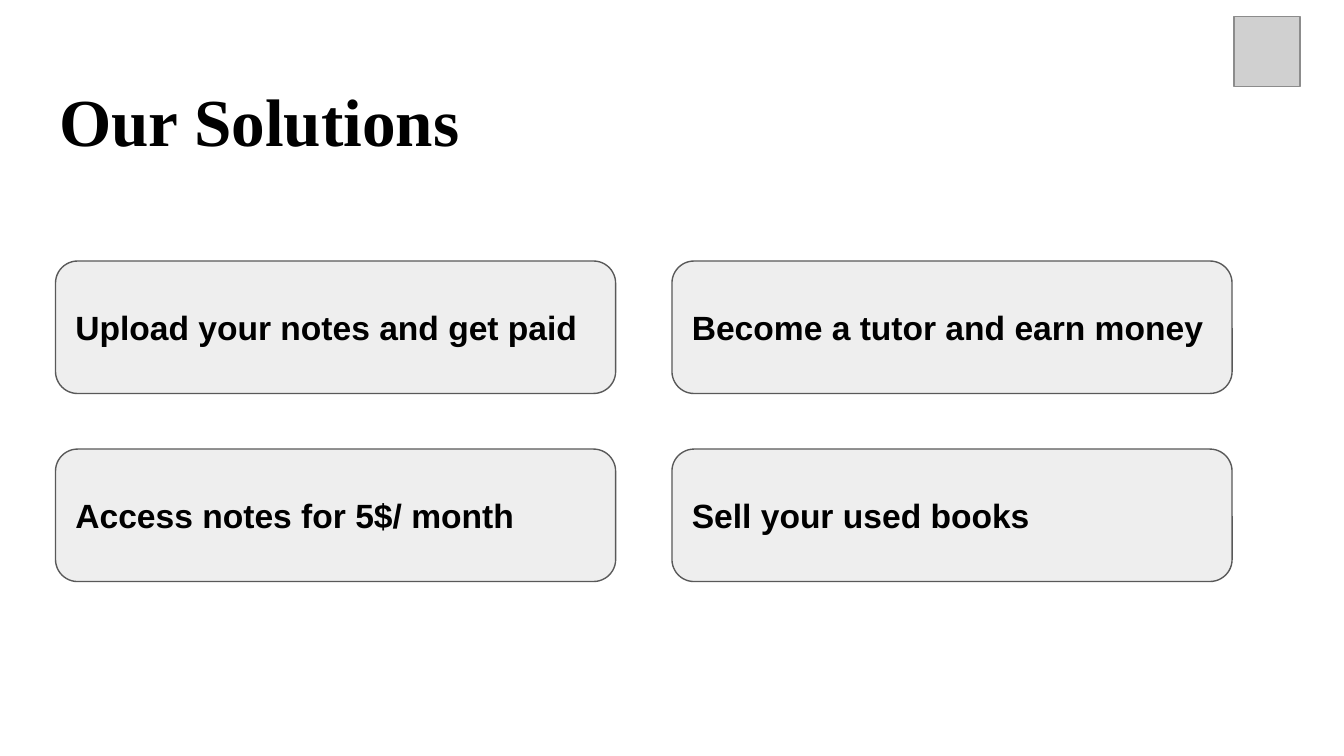
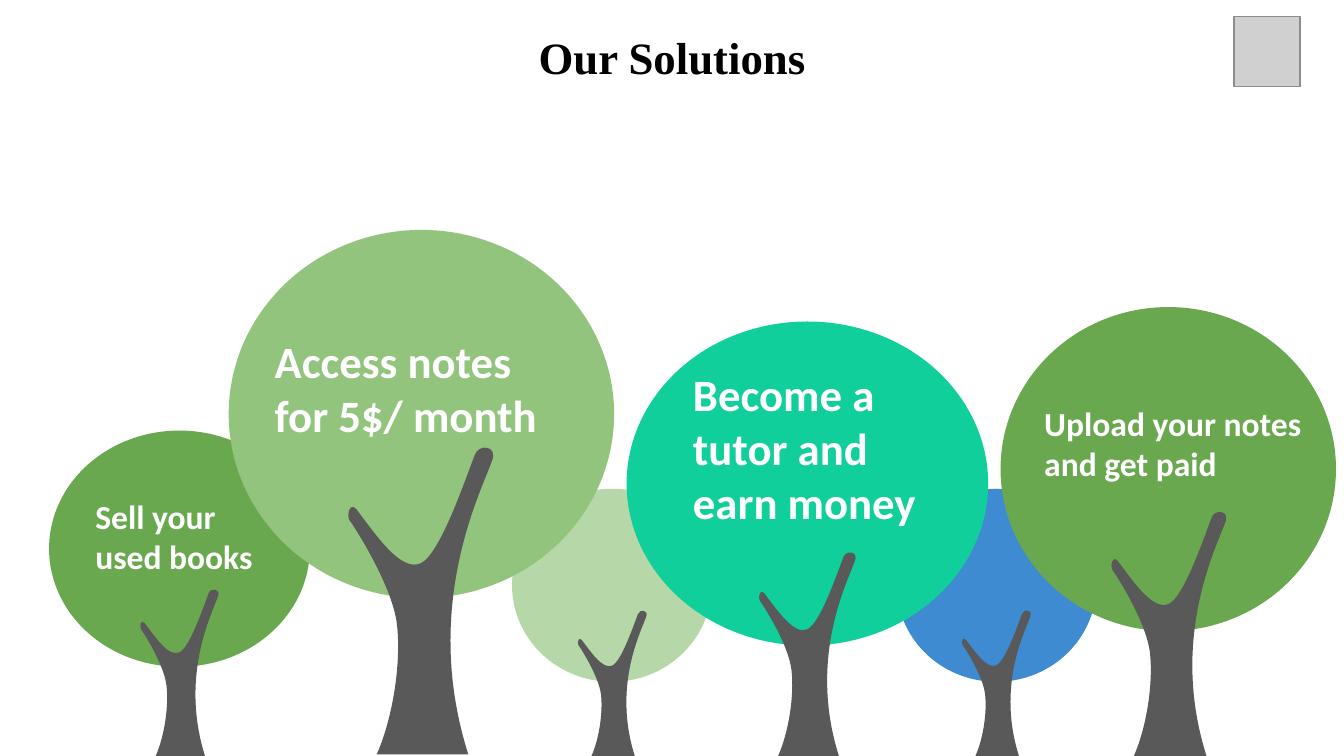
Before and after one commit to andreaardenti/Stusmart2, a slide deck: slide 6 of files/Final_Pitch.pptx. Drawn at 1344x756 pixels with LibreOffice and Linux fonts; fonts in the diff are those of the drawing; grey boxes stand for pictures. Boxes give left, top, right and bottom in pixels: in the first picture for what was removed or moved away, otherwise in the second. Text is boxed around its words. In the diff, an @@ line names an element or a change of style, - is before the commit and + after.

```diff
--- a/files/Final_Pitch.pptx
+++ b/files/Final_Pitch.pptx
@@ title "Our Solutions" moved from (x1=59, y1=99, x2=459, y2=147) to (x1=539, y1=43, x2=806, y2=75) @@
@@ title "Our Solutions" at (x1=539, y1=43, x2=806, y2=75): size 36 to 24 pt; alignment left to centre @@
@@ ellipse added at (x1=228, y1=230, x2=614, y2=598), fill #93C47D @@
@@ text "Access notes for 5$/ month" moved from (x1=55, y1=449, x2=616, y2=582) to (x1=275, y1=349, x2=537, y2=437) @@
@@ text "Access notes for 5$/ month" at (x1=275, y1=349, x2=537, y2=437): size 18 to 24 pt, font Arial to Calibri, text colour #000000 to #FFFFFF; vertical alignment middle to top; fill #EEEEEE to none; outline #595959 0.75 pt to none @@
@@ ellipse "Become a tutor and earn ..." resized from (x1=672, y1=261, x2=1232, y2=394) to (x1=626, y1=321, x2=988, y2=645) @@
@@ ellipse "Become a tutor and earn ..." at (x1=626, y1=321, x2=988, y2=645): size 18 to 24 pt, font Arial to Calibri, text colour #000000 to #FFFFFF; rounded rectangle to ellipse; fill #EEEEEE to #10CF9B; outline #595959 0.75 pt to none @@
@@ ellipse added at (x1=1000, y1=306, x2=1336, y2=630), fill #6AA84F @@
@@ text "Upload your notes and get ..." moved from (x1=55, y1=261, x2=616, y2=394) to (x1=1044, y1=412, x2=1302, y2=482) @@
@@ text "Upload your notes and get ..." at (x1=1044, y1=412, x2=1302, y2=482): font Arial to Calibri, text colour #000000 to #FFFFFF; vertical alignment middle to top; fill #EEEEEE to none; outline #595959 0.75 pt to none @@
@@ ellipse added at (x1=50, y1=430, x2=310, y2=667), fill #6AA84F @@
@@ freeform shape added at (x1=348, y1=448, x2=493, y2=754), fill #595959 @@
@@ text "Sell your" moved from (x1=672, y1=449, x2=1232, y2=582) to (x1=95, y1=505, x2=252, y2=569) @@
@@ text "Sell your" at (x1=95, y1=505, x2=252, y2=569): vertical alignment middle to top; fill #EEEEEE to none; outline #595959 0.75 pt to none @@
@@ text at (x1=95, y1=505, x2=252, y2=569): text changed; font Arial to Calibri; text colour #000000 to #FFFFFF @@
-Sell your used books
+Sell your
+used books
@@ ellipse added at (x1=512, y1=489, x2=712, y2=683), fill #B6D7A8 @@
@@ ellipse added at (x1=896, y1=489, x2=1097, y2=683), fill #0F6FC6 at 80% opacity @@
@@ freeform shape added at (x1=1111, y1=512, x2=1226, y2=756), fill #595959 @@
@@ freeform shape added at (x1=759, y1=552, x2=856, y2=756), fill #595959 @@
@@ freeform shape added at (x1=140, y1=590, x2=218, y2=756), fill #595959 @@
@@ freeform shape added at (x1=578, y1=610, x2=646, y2=755), fill #595959 @@
@@ freeform shape added at (x1=962, y1=610, x2=1031, y2=755), fill #595959 @@
```
Also in this commit, not shown: 10 other slides changed, 1 slide added, 1 slide removed.
